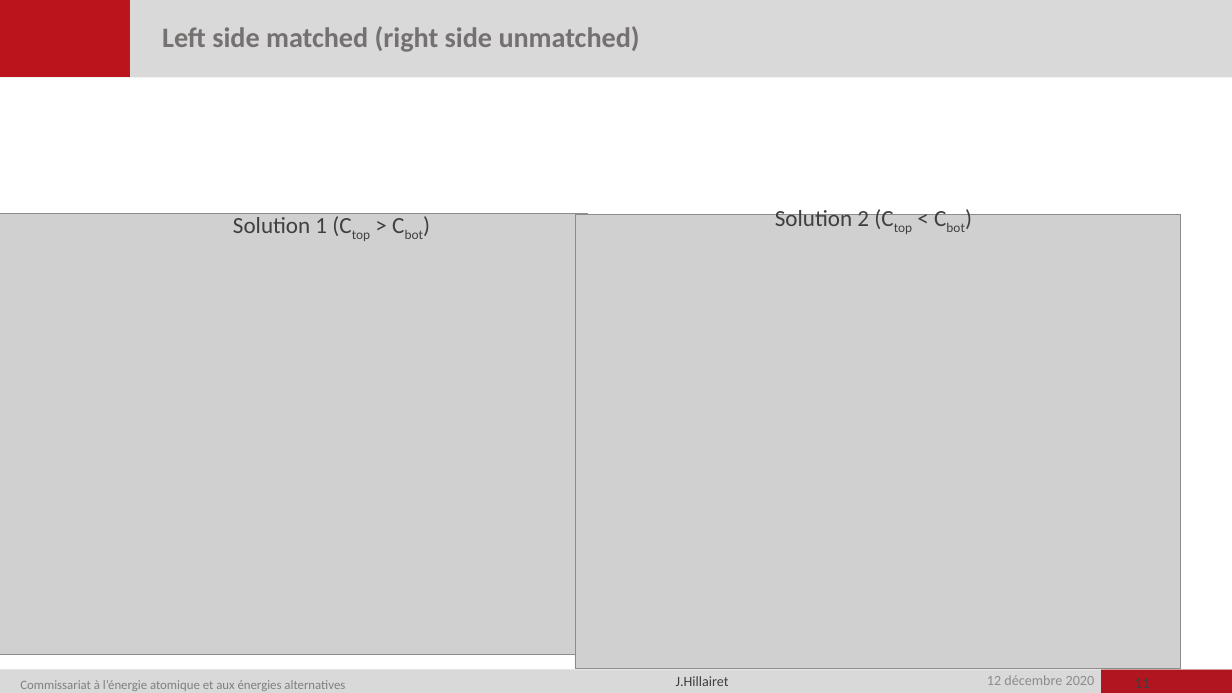
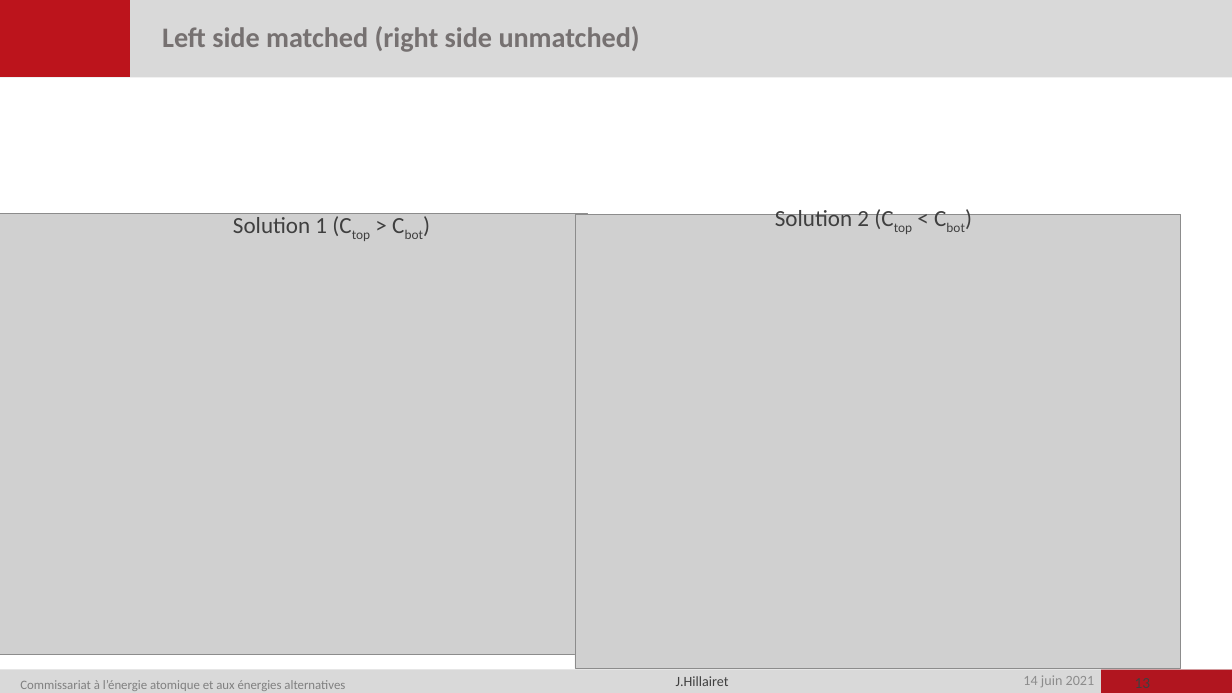
Before and after one commit to jhillairet/WEST_IC_antenna, a slide deck: slide 13 of doc/WEST_Antenna_Circuit_Model.pptx (slide 11 before the commit). Drawn at 1232x693 pixels with LibreOffice and Linux fonts; fonts in the diff are those of the drawing; grey boxes stand for pictures; background and template pictures are left out. Boxes give left, top, right and bottom in pixels: in the first picture for what was removed or moved away, otherwise in the second. Text is boxed around its words. In the diff, an @@ line names an element or a change of style, - is before the commit and + after.

```diff
--- a/doc/WEST_Antenna_Circuit_Model.pptx
+++ b/doc/WEST_Antenna_Circuit_Model.pptx
@@ text at (1023, 675, 1095, 687): text changed @@
-12 décembre 2020
+14 juin 2021
@@ page number at (1135, 678, 1151, 688): text changed @@
-11
+13
```
Also in this commit, not shown: 8 other slides changed, 2 slides added, 11 other files.
